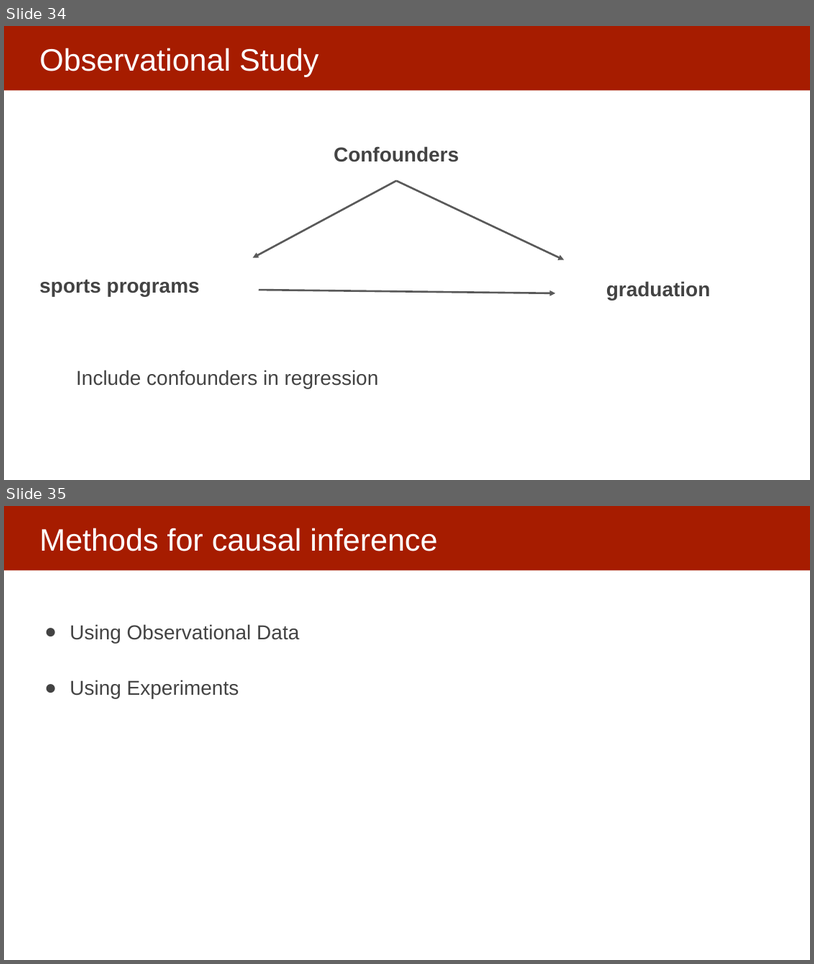
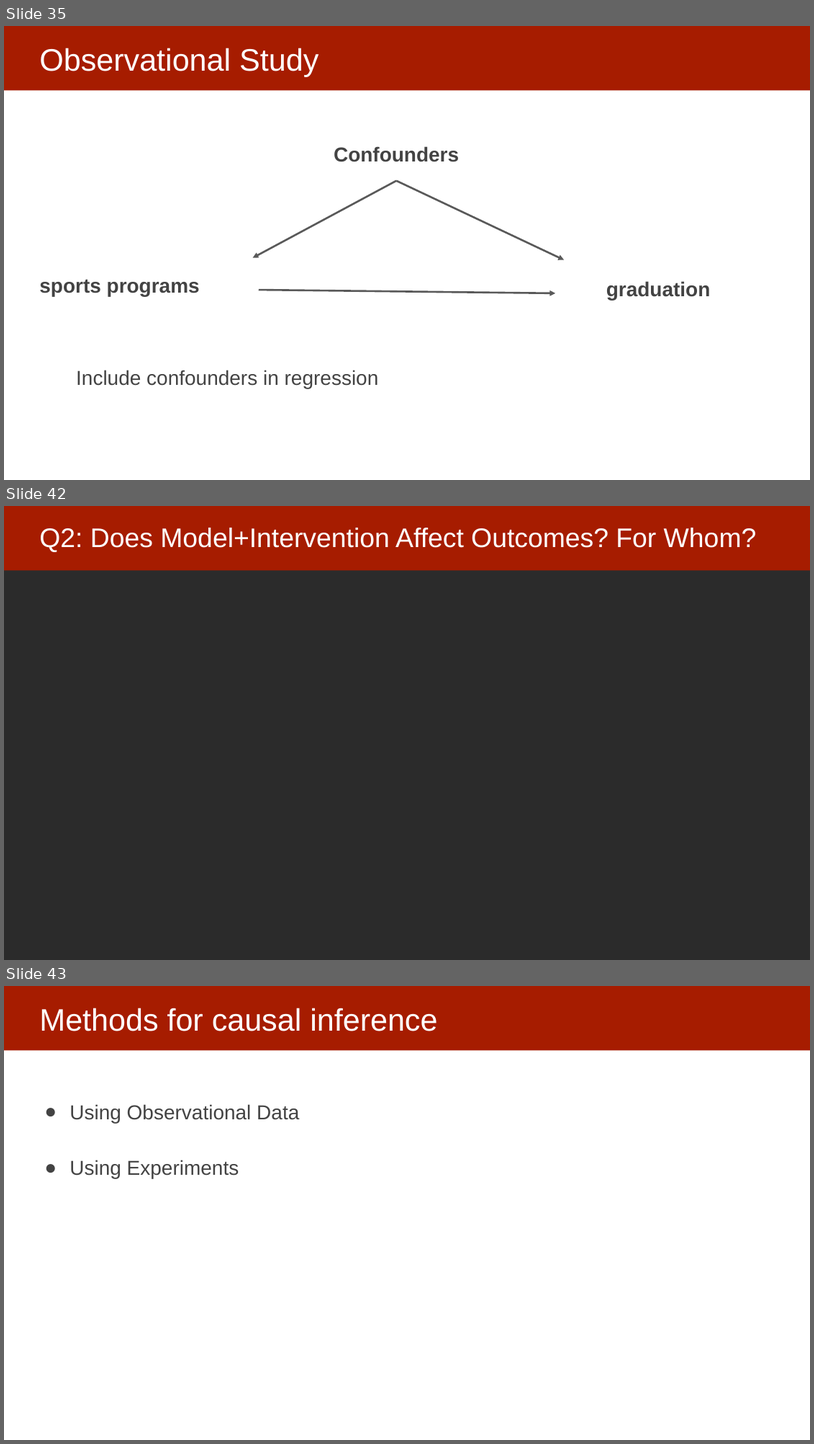
Before and after one commit to dssg/mlforpublicpolicylab, a slide deck: Lectures/21-causal-inference.pptx. Shown one above the other, each under a label of ours: slides 34 and 35 before the commit, slides 35, 42 and 43 after it; the slides between them are not shown. The pictures are 814x964 and 814x1444 pixels, drawn with LibreOffice and Linux fonts; fonts in the diff are those of the drawing; background and template pictures are left out; a plain dark background stands for a picture behind light text. Boxes give left, top, right and bottom in pixels: in the first picture for what was removed or moved away, otherwise in the second. Text is boxed around its words. In the diff, an @@ line names an element or a change of style, - is before the commit and + after.

```diff
--- a/Lectures/21-causal-inference.pptx
+++ b/Lectures/21-causal-inference.pptx
@@ slide 42 added at bbox=[4, 506, 810, 960], background picture (left out); not listed: 1 template element that a slide beside it also shows @@
@@ title added at bbox=[39, 528, 757, 552], 32 pt, text #FFFFFF @@
+Q2: Does Model+Intervention Affect Outcomes? For Whom?
@@ what was slide 34 is now slide 35 @@
@@ what was slide 35 is now slide 43 @@
```
Also in this commit, not shown: 7 other slides added.
